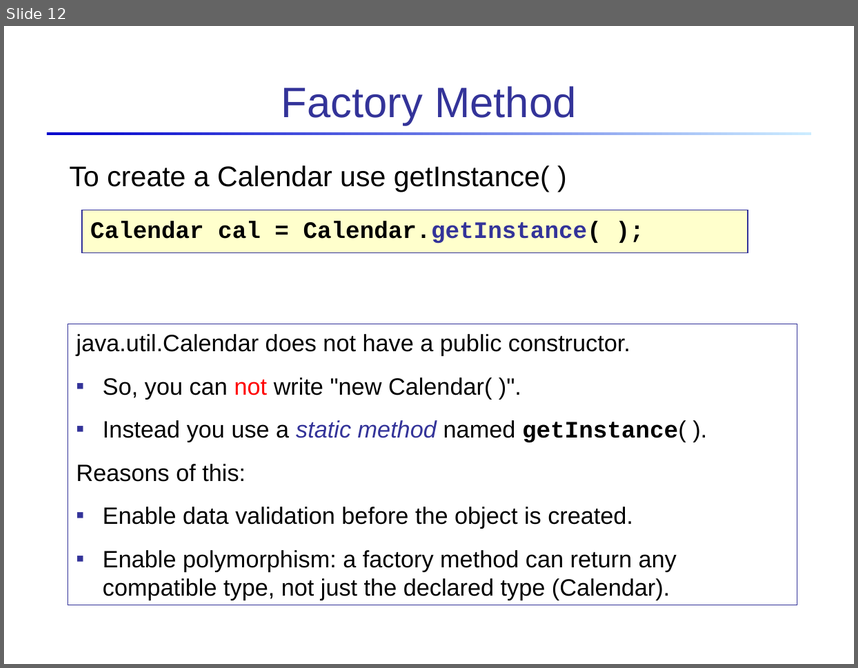
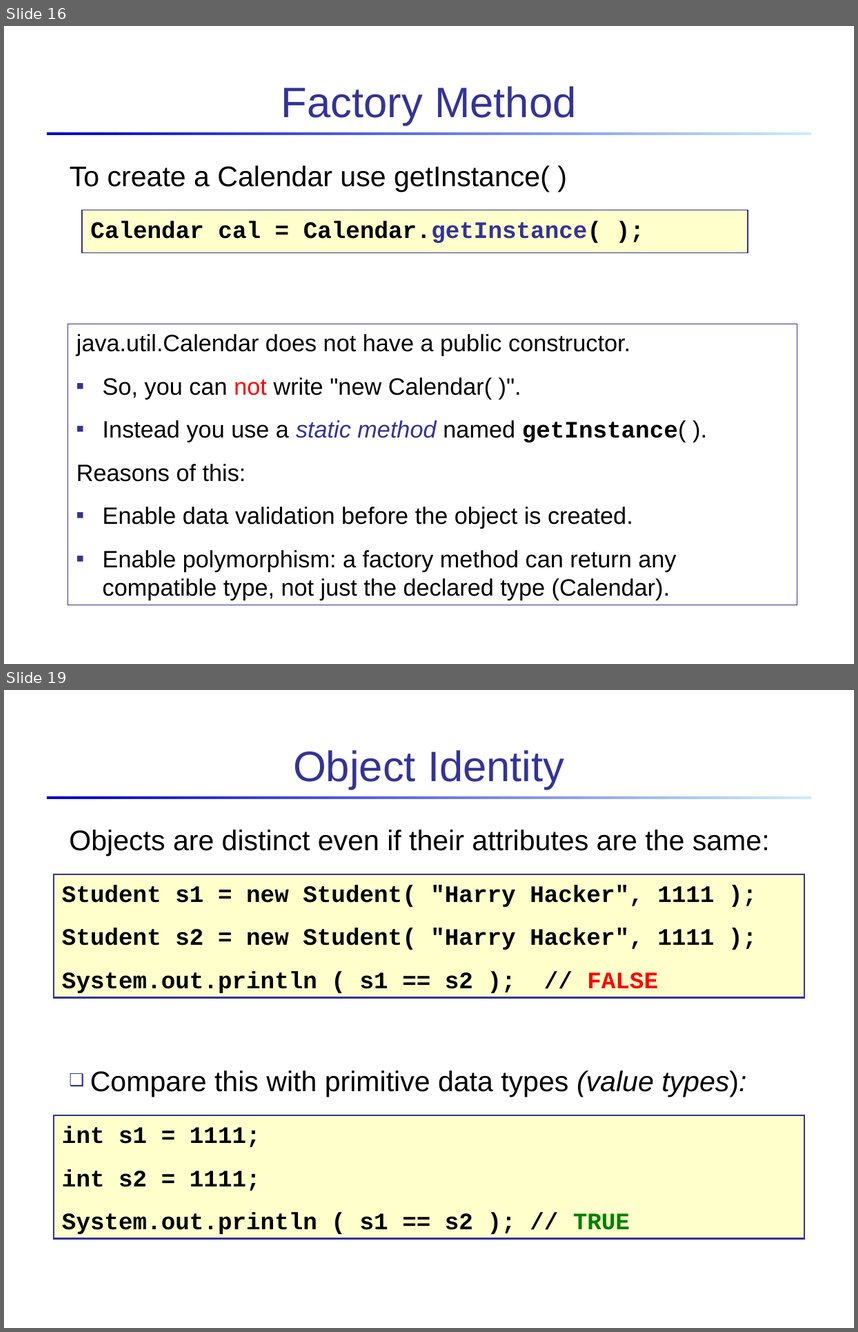
Before and after one commit to skeoop/skeoop.github.io, a slide deck: week1/2-Introduction-to-Objects.ppt. Shown one above the other, each under a label of ours: slide 12 before the commit, slides 16 and 19 after it; the slides between them are not shown. The pictures are 858x668 and 858x1332 pixels, drawn with LibreOffice and Linux fonts; fonts in the diff are those of the drawing. Boxes give left, top, right and bottom in pixels: in the first picture for what was removed or moved away, otherwise in the second. Text is boxed around its words. In the diff, an @@ line names an element or a change of style, - is before the commit and + after.

```diff
--- a/week1/2-Introduction-to-Objects.ppt
+++ b/week1/2-Introduction-to-Objects.ppt
@@ slide 19 added at bbox=[4, 690, 854, 1328], background #FFFFFF; not listed: 1 template element that a slide beside it also shows @@
@@ title added at bbox=[293, 750, 564, 789], 36 pt, text #333399 @@
+Object Identity
@@ text added at bbox=[69, 829, 770, 856], 24 pt, text #000000 @@
+Objects are distinct even if their attributes are the same:
@@ rectangle added at bbox=[53, 874, 804, 998], fill #FFFFCC, outline #333399 1.5 pt, 20 pt, text #000000, bold @@
+Student s1 = new Student( "Harry Hacker", 1111 );
+Student s2 = new Student( "Harry Hacker", 1111 );
+System.out.println ( s1 == s2 ); // FALSE
@@ text added at bbox=[90, 1070, 746, 1096], 24 pt, text #000000 @@
+❑ Compare this with primitive data types (value types):
@@ rectangle added at bbox=[53, 1115, 804, 1239], fill #FFFFCC, outline #333399 1.5 pt, 20 pt, text #000000, bold @@
+int s1 = 1111;
+int s2 = 1111;
+System.out.println ( s1 == s2 ); // TRUE
@@ what was slide 12 is now slide 16 @@
```
Also in this commit, not shown: 15 other slides changed, 7 other slides added, 11 slides removed, 2 other files.
